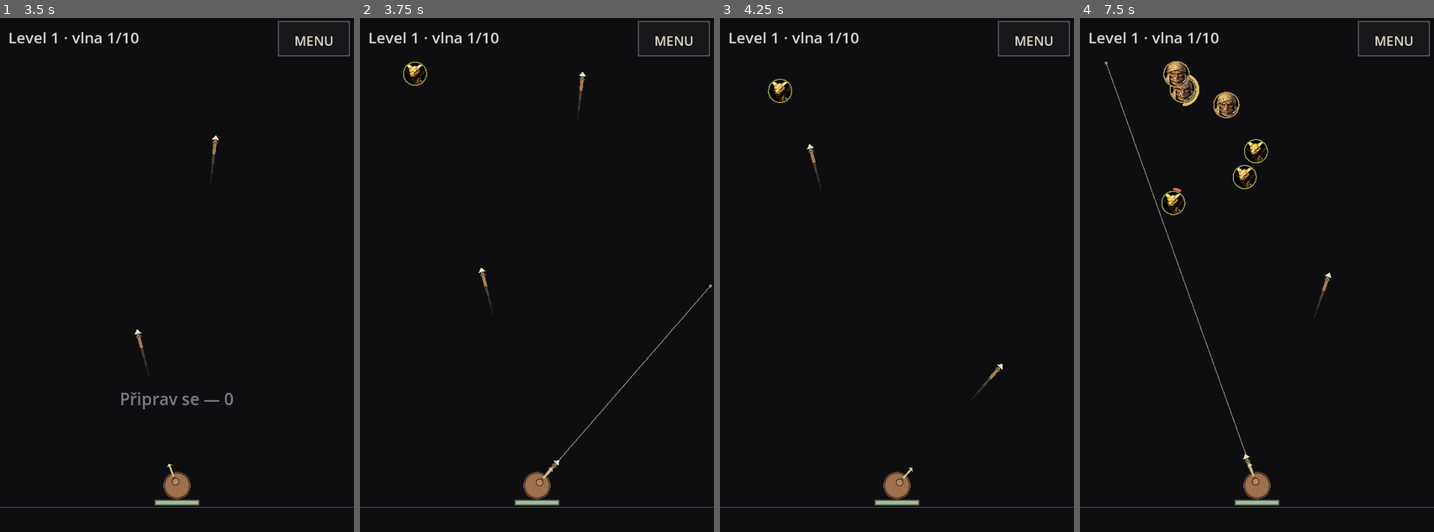
Above: before the commit, frames 1-4 (left to right).
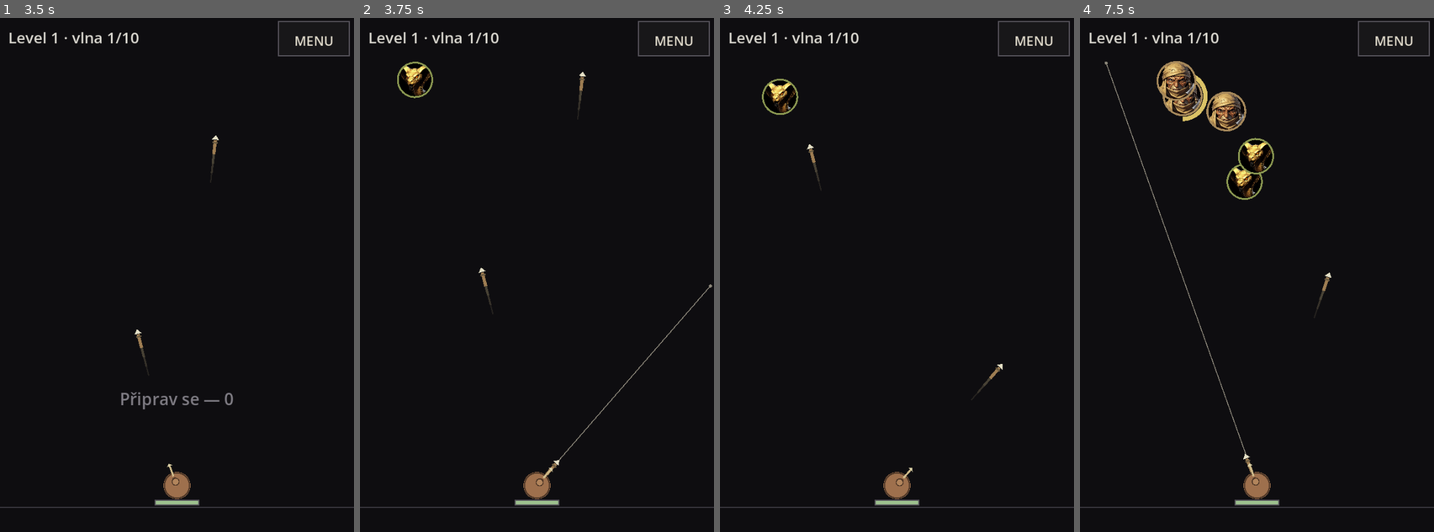
Above: after the commit, the same moments.

Repository: jankoznar94/dark-story
Game: Godot game, scene res://main.tscn
Two runs of this game, one before a commit and one after it. Both use one fixed random seed, a clock stepped at 60 frames per second and the inputs below.
Inputs (mouse positions are in pixels of both pictures, inside the frame that each line leads up to):
- Up to frame 1 (3.5 s): tap Enter at 0.5 s; move the mouse to (254, 259) at 0.52 s; click (254, 259) at 0.67 s; drag from (106, 310) to (159, 388) at 1.27 s; move the mouse to (212, 167) at 2.02 s; click (212, 167) at 2.17 s; drag from (159, 388) to (70, 203) at 2.77 s
- Up to frame 2 (3.75 s): move the mouse to (643, 362) at 3.52 s; click (643, 362) at 3.67 s
- Up to frame 3 (4.25 s): no input
- Up to frame 4 (7.5 s): drag from (1150, 203) to (1203, 151) at 4.27 s; move the mouse to (1274, 285) at 5.02 s; click (1274, 285) at 5.17 s; drag from (1203, 151) to (1186, 310) at 5.77 s; move the mouse to (1334, 259) at 6.52 s; click (1334, 259) at 6.67 s; drag from (1186, 310) to (1239, 388) at 7.27 s

Frame 1 is identical in both runs. In frame 2, 0.4% of the frame differs, in the area x 10-21%, y 8-16%; in frame 3, 0.4%; in frame 4, 2.4%, in the area x 21-55%, y 8-39%.

Commit message:
Thrower: nepratelé o 50 % vetsi (nejmensi prumer 60 px na 600px platne, min. 37,5 px)

Diff:
--- a/scripts/game.gd
+++ b/scripts/game.gd
@@ -31,10 +31,10 @@
 const RICO_FALLOFF := 0.6
 # ROZESTUP VIC OSTREPU (celkem, v radiánech).
 const SPREAD := 0.10
-# MINIMALNI POLOMER NEPRITELE v pixelech (prumer 25 px). Jan: "Nejmensi z nich
-# musi mit minimalne prumer kruhu 25 px." Podil field_r na malem displeji pada
+# MINIMALNI POLOMER NEPRITELE v pixelech (prumer 37,5 px). Jan: "Nejmensi z nich
+# musi mit minimalne prumer kruhu 37,5 px." Podil field_r na malem displeji pada
 # pod to, takze se velikost dorovnava nahoru.
-const MIN_ENEMY_R := 12.5
+const MIN_ENEMY_R := 18.75
 
 # DRUHY NEPRATEL (Jan, Oct 2026: "Různé velikosti, různá rychlost, různá výdrž.
 # Někteří budou střílet ... většina bude na blízko.")
@@ -49,18 +49,18 @@
 # Vetsina je na blizko; strelci jsou vzacni a stoji daleko, takze je hrac musi
 # dobehnout ostepem, ne je nechat dojit.
 const ENEMY_TYPES := [
-	{"id": "cobra", "name": "Kobra", "img": "desert_cobra", "r": 0.075,
+	{"id": "cobra", "name": "Kobra", "img": "desert_cobra", "r": 0.112,
 		"travel": 0.60, "hp": 0.55, "dmg": 0.55, "ranged": false},
-	{"id": "nomad", "name": "Poutník", "img": "desert_nomad", "r": 0.082,
+	{"id": "nomad", "name": "Poutník", "img": "desert_nomad", "r": 0.123,
 		"travel": 1.00, "hp": 1.00, "dmg": 1.00, "ranged": false},
-	{"id": "treant", "name": "Stromák", "img": "ent", "r": 0.100,
+	{"id": "treant", "name": "Stromák", "img": "ent", "r": 0.140,
 		"travel": 1.35, "hp": 1.90, "dmg": 1.45, "ranged": false},
-	{"id": "kolos", "name": "Kolos", "img": "desert_beetle", "r": 0.122,
+	{"id": "kolos", "name": "Kolos", "img": "desert_beetle", "r": 0.165,
 		"travel": 1.70, "hp": 2.40, "dmg": 1.90, "ranged": false},
-	{"id": "ghost", "name": "Přízrak", "img": "ghost", "r": 0.076,
+	{"id": "ghost", "name": "Přízrak", "img": "ghost", "r": 0.114,
 		"travel": 1.15, "hp": 0.85, "dmg": 0.50, "ranged": true,
 		"stop": 0.68, "shot_cd": 2.6, "shot_dmg": 0.55, "shot_spd": 0.50},
-	{"id": "pyro", "name": "Ohnivec", "img": "fire_ghost", "r": 0.086,
+	{"id": "pyro", "name": "Ohnivec", "img": "fire_ghost", "r": 0.122,
 		"travel": 1.30, "hp": 1.15, "dmg": 0.60, "ranged": true,
 		"stop": 0.52, "shot_cd": 3.2, "shot_dmg": 0.90, "shot_spd": 0.60},
 ]
@@ -368,7 +368,7 @@
 	var er: float = maxf(MIN_ENEMY_R, field_r * float(t["r"]))
 	var span: float = minf(arena.size.x * 0.42, field_r * 0.95)
 	var x: float = center.x + rng.randf_range(-span, span)
-	var p0 := Vector2(clampf(x, 8.0, arena.end.x - 8.0), arena.position.y + er * 1.05)
+	var p0 := Vector2(clampf(x, er + 4.0, arena.end.x - er - 4.0), arena.position.y + er * 1.05)
 	var dist: float = p0.distance_to(center)
 	var p := {
 		"pos": p0,
--- a/tools/test_core.gd
+++ b/tools/test_core.gd
@@ -207,7 +207,7 @@
 		hpmin = minf(hpmin, float(t["hp"]))
 		hpmax = maxf(hpmax, float(t["hp"]))
 	_check(ids.size() >= 5, "druhu je malo (%d)" % ids.size())
-	_check(rmax / rmin > 1.6, "velikosti druhu se lisi jen malo (%.2f)" % (rmax / rmin))
+	_check(rmax / rmin > 1.4, "velikosti druhu se lisi jen malo (%.2f)" % (rmax / rmin))
 	_check(tmax / tmin > 2.0, "rychlosti druhu se lisi jen malo (%.2f)" % (tmax / tmin))
 	_check(hpmax / hpmin > 3.0, "vydrz druhu se lisi jen malo (%.2f)" % (hpmax / hpmin))
 	# SLOZENI: od 6. vlny se musi objevit vic nez jen dva zakladni druhy a
@@ -224,13 +224,13 @@
 	_check(seen.size() >= 4, "ve vlne se objevi jen %d druhu" % seen.size())
 	_check(ranged < 200, "strelcu je vic nez pesaku (%d/400)" % ranged)
 	# MINIMALNI VELIKOST: i na malem displeji musi mit nejmensi nepratel
-	# prumer aspon 25 px (polomer 12,5).
+	# prumer aspon 37,5 px (polomer 18,75).
 	var small: Game = _fresh()
 	small.set_field(90.0, Vector2(200.0, 400.0))
 	for t in Game.ENEMY_TYPES:
 		var e := {"r": 90.0 * float(t["r"])}
-		_check(small.radius_of(e) * 2.0 >= 25.0,
-			"druh %s je pod 25 px (%0.1f)" % [String(t["id"]), small.radius_of(e) * 2.0])
+		_check(small.radius_of(e) * 2.0 >= 37.5,
+			"druh %s je pod 37,5 px (%0.1f)" % [String(t["id"]), small.radius_of(e) * 2.0])
 
 
 # 9) STRELEC: zastavi se v odstupu, stoji a jeho strela doleti na bojovnika.
